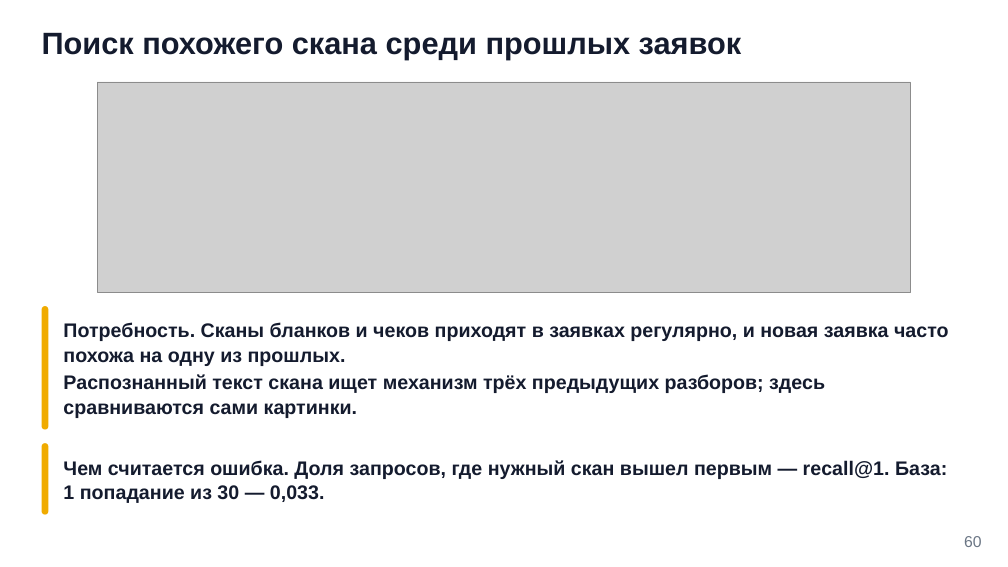
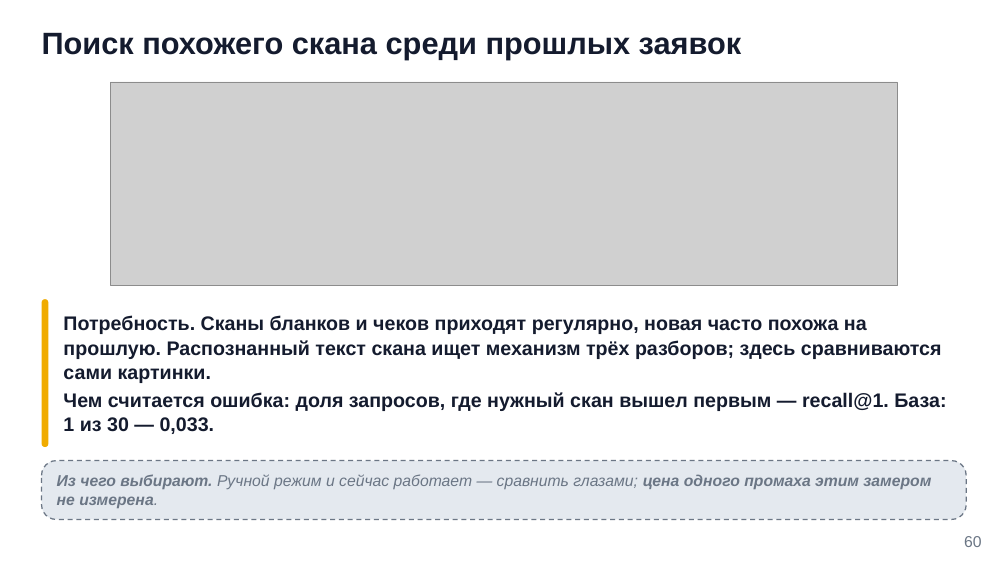
Before and after one commit to tellina-study/AI-usage-lessons, a slide deck: slide 60 of library/seminars/sem-10/rendered/sem-10.pptx. Drawn at 1008x567 pixels with LibreOffice and Linux fonts; fonts in the diff are those of the drawing; grey boxes stand for pictures. Boxes give left, top, right and bottom in pixels: in the first picture for what was removed or moved away, otherwise in the second. Text is boxed around its words. In the diff, an @@ line names an element or a change of style, - is before the commit and + after.

```diff
--- a/library/seminars/sem-10/rendered/sem-10.pptx
+++ b/library/seminars/sem-10/rendered/sem-10.pptx
@@ picture: place and size @@
-picture at box(98, 82, 911, 292)
+picture at box(110, 82, 897, 285)
@@ rounded rectangle: place and size @@
-rounded rectangle at box(42, 306, 48, 430)
+rounded rectangle at box(42, 299, 48, 448)
@@ text at box(63, 315, 946, 434): text changed @@
-Потребность. Сканы бланков и чеков приходят в заявках регулярно, и новая заявка часто похожа на одну из прошлых.
-Распознанный текст скана ищет механизм трёх предыдущих разборов; здесь сравниваются сами картинки.
+Потребность. Сканы бланков и чеков приходят регулярно, новая часто похожа на прошлую. Распознанный текст скана ищет механизм трёх разборов; здесь сравниваются сами картинки.
+Чем считается ошибка: доля запросов, где нужный скан вышел первым — recall@1. База: 1 из 30 — 0,033.
@@ rounded rectangle removed at box(42, 443, 48, 515) @@
@@ rounded rectangle added at box(42, 461, 966, 520), fill #E4E9EF, outline #6B7685 1.2 pt dashed @@
@@ text at box(57, 474, 931, 508): text changed; size 18.8 to 15 pt; text colour #141B2E to #6B7685; italic on @@
-Чем считается ошибка. Доля запросов, где нужный скан вышел первым — recall@1. База: 1 попадание из 30 — 0,033.
+Из чего выбирают. Ручной режим и сейчас работает — сравнить глазами; цена одного промаха этим замером не измерена.
```
Also in this commit, not shown: 12 other slides changed, 1 slide added, 1 slide removed, 4 other files.
